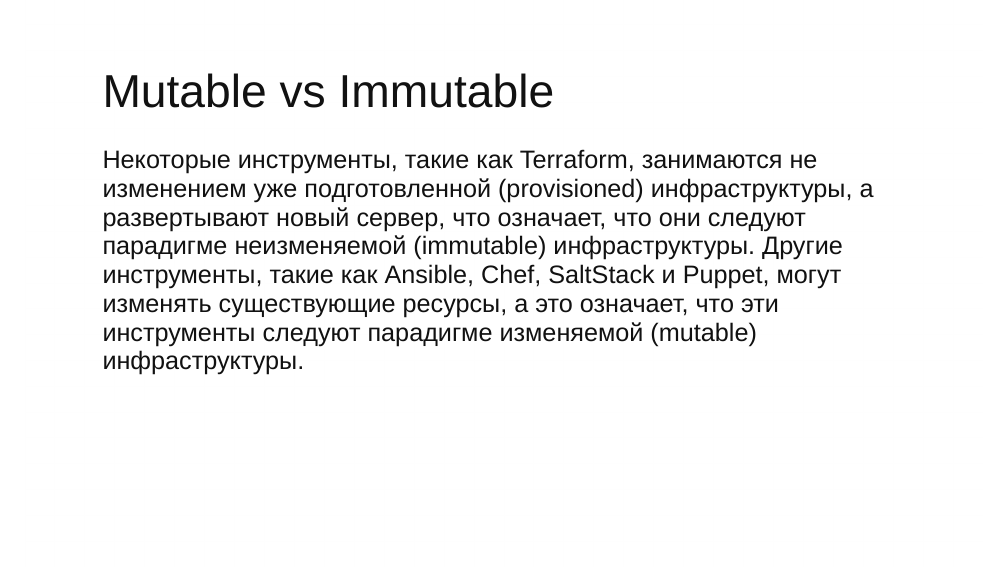
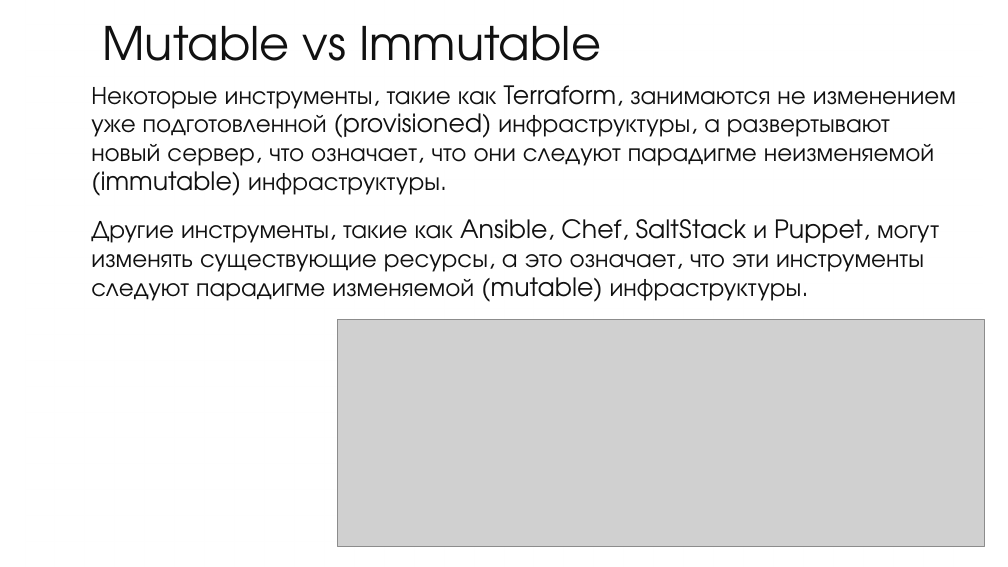
Before and after one commit to iu5git/DevOps, a slide deck: slide 10 of Лекции/Лекция11/Лекция_Terraform.pptx (slide 9 before the commit). Drawn at 1008x567 pixels with LibreOffice and Linux fonts; fonts in the diff are those of the drawing; grey boxes stand for pictures; background and template pictures are left out. Boxes give left, top, right and bottom in pixels: in the first picture for what was removed or moved away, otherwise in the second. Text is boxed around its words. In the diff, an @@ line names an element or a change of style, - is before the commit and + after.

Commit message:
terraform

```diff
--- a/Лекции/Лекция11/Лекция_Terraform.pptx
+++ b/Лекции/Лекция11/Лекция_Terraform.pptx
@@ title "Mutable vs Immutable" at [103, 26, 601, 61]: font Arial to TeX Gyre Adventor @@
@@ text at [91, 85, 956, 302]: text changed; font Arial to TeX Gyre Adventor @@
-Некоторые инструменты, такие как Terraform, занимаются не изменением уже подготовленной (provisioned) инфраструктуры, а развертывают новый сервер, что означает, что они следуют парадигме неизменяемой (immutable) инфраструктуры. Другие инструменты, такие как Ansible, Chef, SaltStack и Puppet, могут изменять существующие ресурсы, а это означает, что эти инструменты следуют парадигме изменяемой (mutable) инфраструктуры.
+Некоторые инструменты, такие как Terraform, занимаются не изменением уже подготовленной (provisioned) инфраструктуры, а развертывают новый сервер, что означает, что они следуют парадигме неизменяемой (immutable) инфраструктуры.
+Другие инструменты, такие как Ansible, Chef, SaltStack и Puppet, могут изменять существующие ресурсы, а это означает, что эти инструменты следуют парадигме изменяемой (mutable) инфраструктуры.
@@ picture added at [337, 319, 985, 546] @@
```
Also in this commit, not shown: 21 other slides changed, 7 slides added, 4 slides removed, 2 other files.
